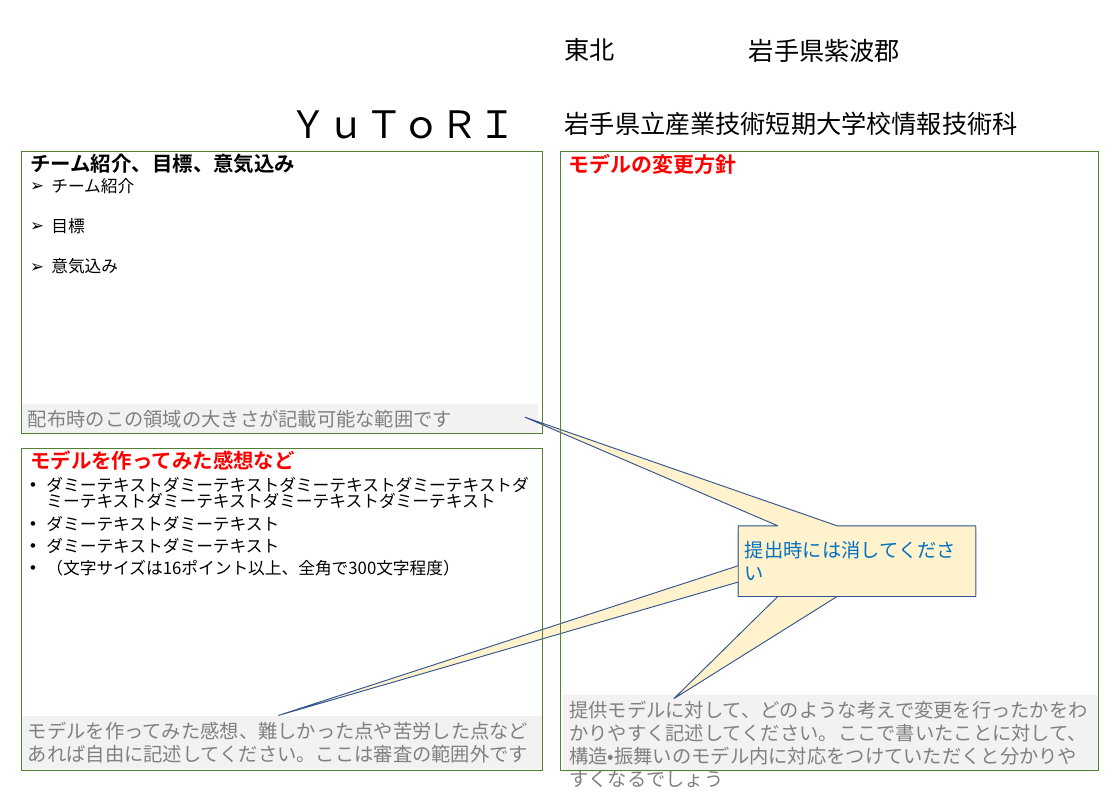
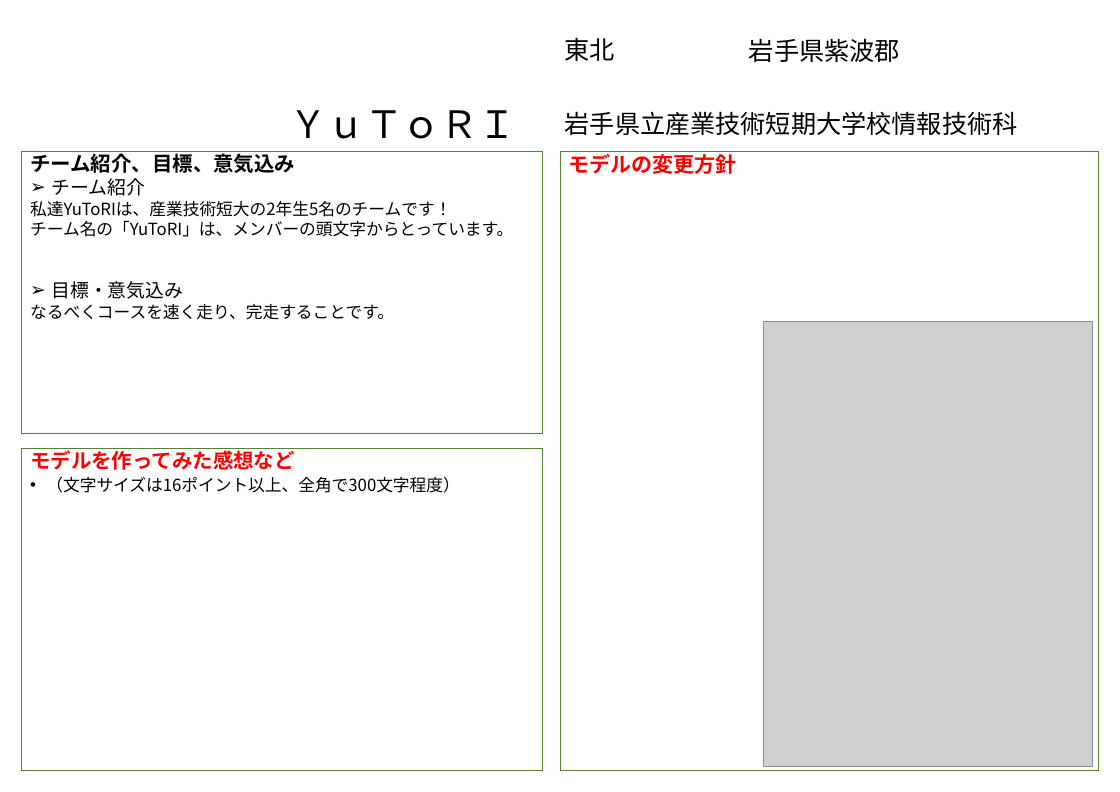
Before and after one commit to y20510/ETRobo_IIT2021, a slide deck: slide 1 of YuToRI_モデル.pptx. Drawn at 1120x792 pixels with LibreOffice and Linux fonts; fonts in the diff are those of the drawing; grey boxes stand for pictures; background and template pictures are left out. Boxes give left, top, right and bottom in pixels: in the first picture for what was removed or moved away, otherwise in the second. Text is boxed around its words. In the diff, an @@ line names an element or a change of style, - is before the commit and + after.

```diff
--- a/YuToRI_モデル.pptx
+++ b/YuToRI_モデル.pptx
@@ text in rectangle at (51,178,145,196): size 17.8 to 20 pt in "チーム紹介" @@
@@ text in rectangle at (30,201,513,320): text changed @@
-➢ 目標
-➢ 意気込み
+私達YuToRIは、産業技術短大の2年生5名のチームです！
+チーム名の「YuToRI」は、メンバーの頭文字からとっています。
+➢ 目標・意気込み
+なるべくコースを速く走り、完走することです。
@@ picture added at (764,322,1094,767) @@
@@ rectangle removed at (21,404,539,434) @@
-配布時のこの領域の大きさが記載可能な範囲です
@@ text in rectangle at (46,477,529,553): paragraphs removed @@
-• ダミーテキストダミーテキストダミーテキストダミーテキストダミーテキストダミーテキストダミーテキストダミーテキスト
-• ダミーテキストダミーテキスト
-• ダミーテキストダミーテキスト
@@ speech box removed at (739,531,976,596) @@
-提出時には消してください
@@ speech box removed at (739,528,976,593) @@
-提出時には消してください
@@ speech box removed at (739,526,976,596) @@
-提出時には消してください
@@ rectangle removed at (21,716,542,770) @@
-モデルを作ってみた感想、難しかった点や苦労した点などあれば自由に記述してください。ここは審査の範囲外です
@@ rectangle removed at (563,695,1099,772) @@
-提供モデルに対して、どのような考えで変更を行ったかをわかりやすく記述してください。ここで書いたことに対して、構造・振舞いのモデル内に対応をつけていただくと分かりやすくなるでしょう
```
Also in this commit, not shown: 1 other slide changed, 1 slide added, 1 slide removed.
